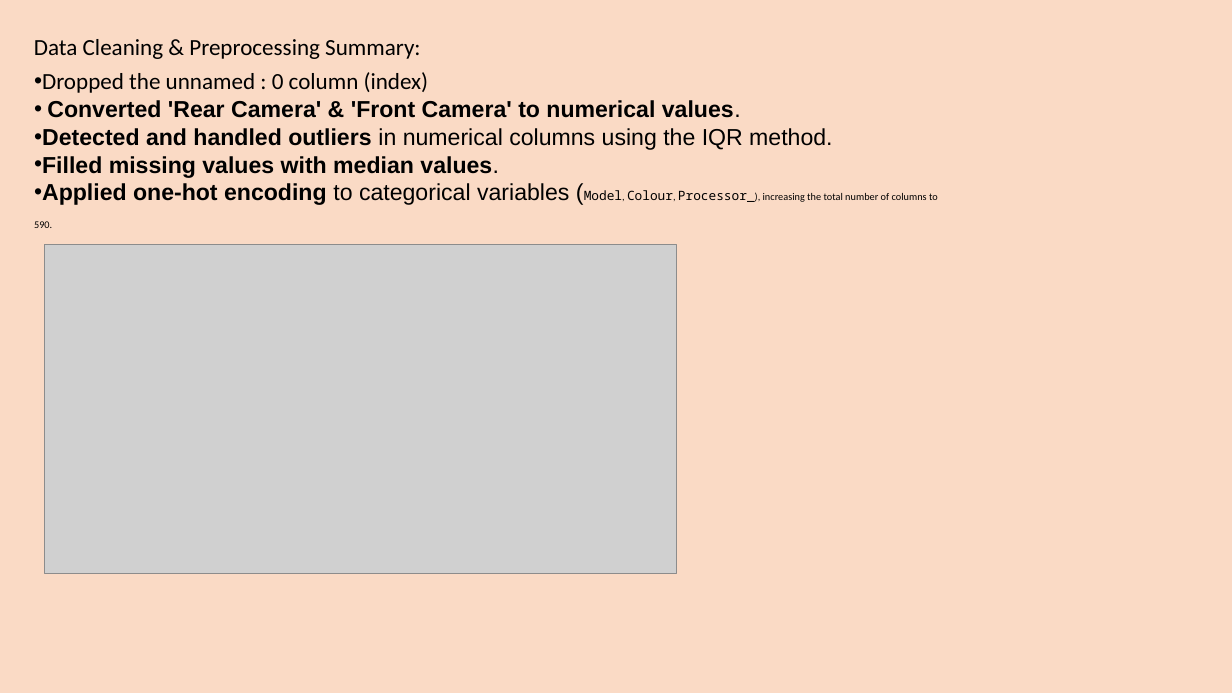
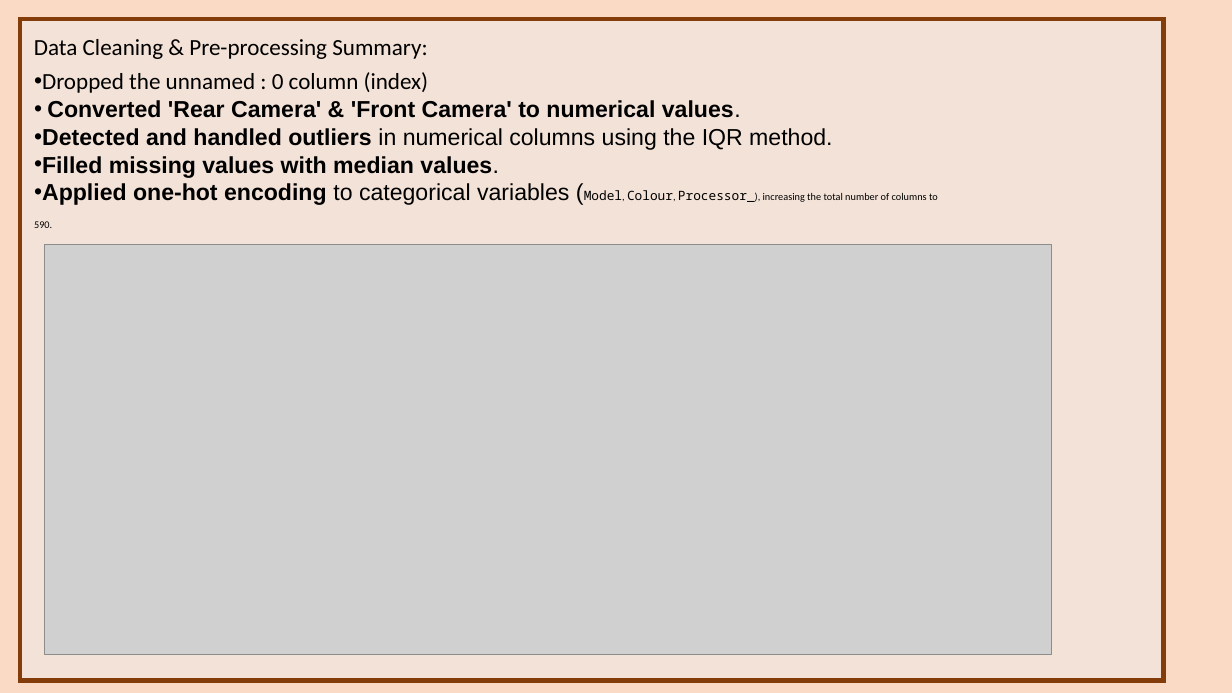
Before and after one commit to rajani1616/project4-Mobile-price-prediction, a slide deck: slide 7 of project4ppt.pptx. Drawn at 1232x693 pixels with LibreOffice and Linux fonts; fonts in the diff are those of the drawing; grey boxes stand for pictures. Boxes give left, top, right and bottom in pixels: in the first picture for what was removed or moved away, otherwise in the second. Text is boxed around its words. In the diff, an @@ line names an element or a change of style, - is before the commit and + after.

```diff
--- a/project4ppt.pptx
+++ b/project4ppt.pptx
@@ rectangle added at <box>20,19,1164,681</box>, fill #EDEDED at 47% opacity, outline #843C0B 3.5 pt @@
@@ text at <box>34,39,427,59</box>: text changed @@
-Data Cleaning & Preprocessing Summary:
+Data Cleaning & Pre-processing Summary:
@@ picture: place and size @@
-picture at <box>45,245,677,573</box>
+picture at <box>45,245,1053,654</box>
```
Also in this commit, not shown: 17 other slides changed.
